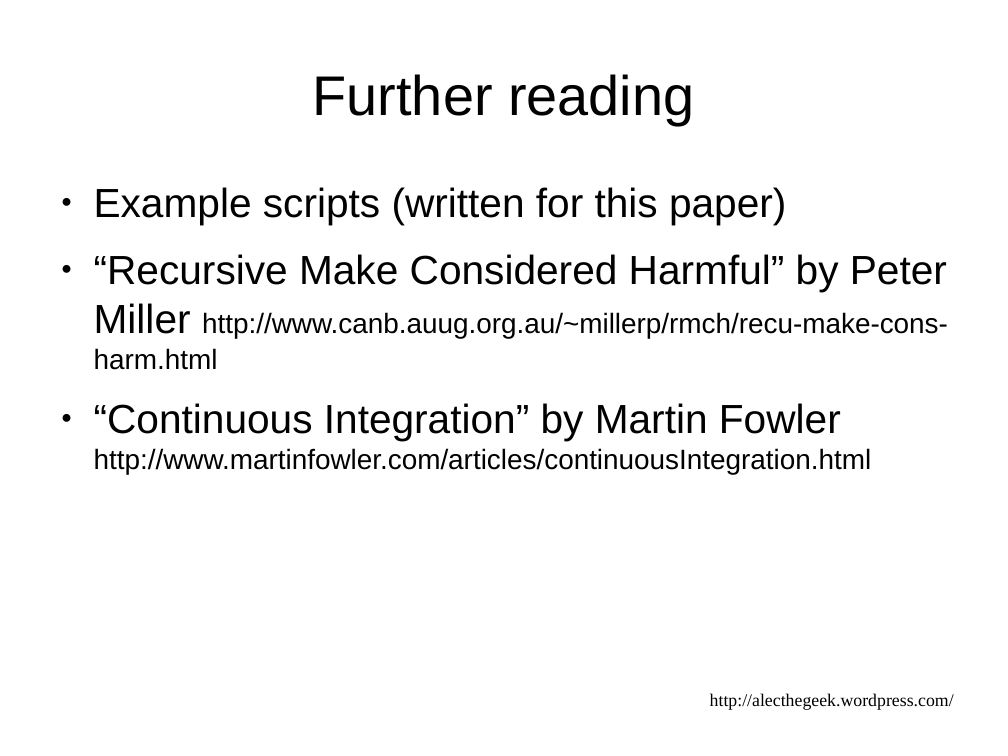
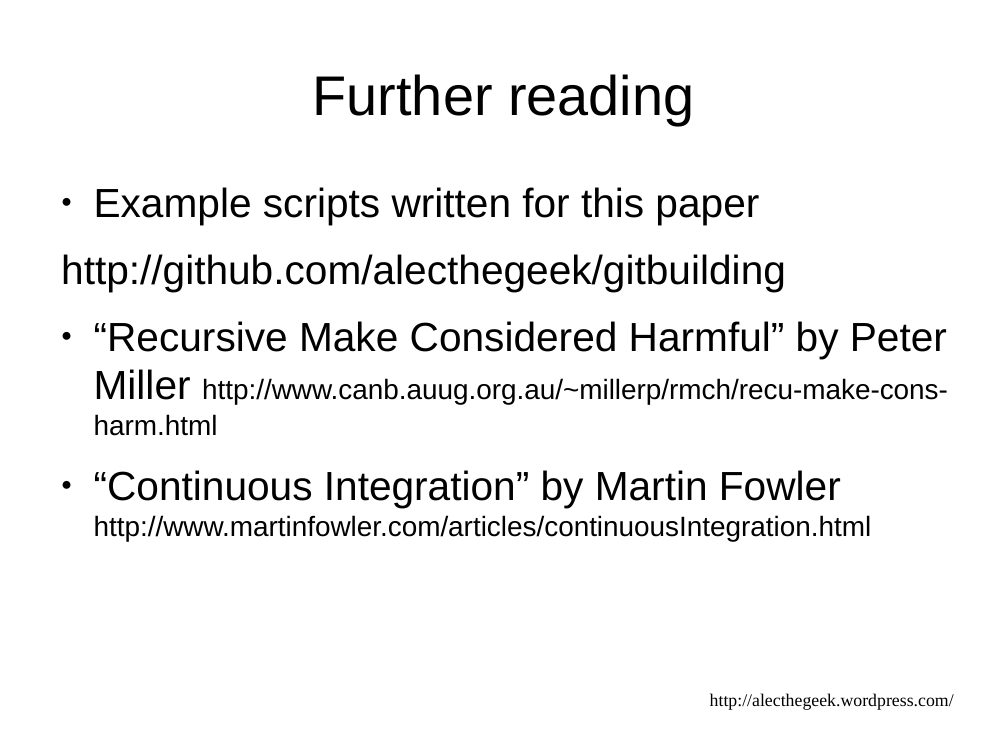
Before and after one commit to alecthegeek/gitbuilding, a slide deck: slide 35 of DevOpsDownUnderPresentation.odp (slide 34 before the commit). Drawn at 1008x756 pixels with LibreOffice and Linux fonts; fonts in the diff are those of the drawing. Boxes give left, top, right and bottom in pixels: in the first picture for what was removed or moved away, otherwise in the second. Text is boxed around its words. In the diff, an @@ line names an element or a change of style, - is before the commit and + after.

```diff
--- a/DevOpsDownUnderPresentation.odp
+++ b/DevOpsDownUnderPresentation.odp
@@ text at (61, 187, 786, 292): text changed @@
-● Example scripts (written for this paper)
+● Example scripts written for this paper
+http://github.com/alecthegeek/gitbuilding
```
Also in this commit, not shown: 7 other slides changed, 2 slides added, 1 slide removed, 7 other files.
